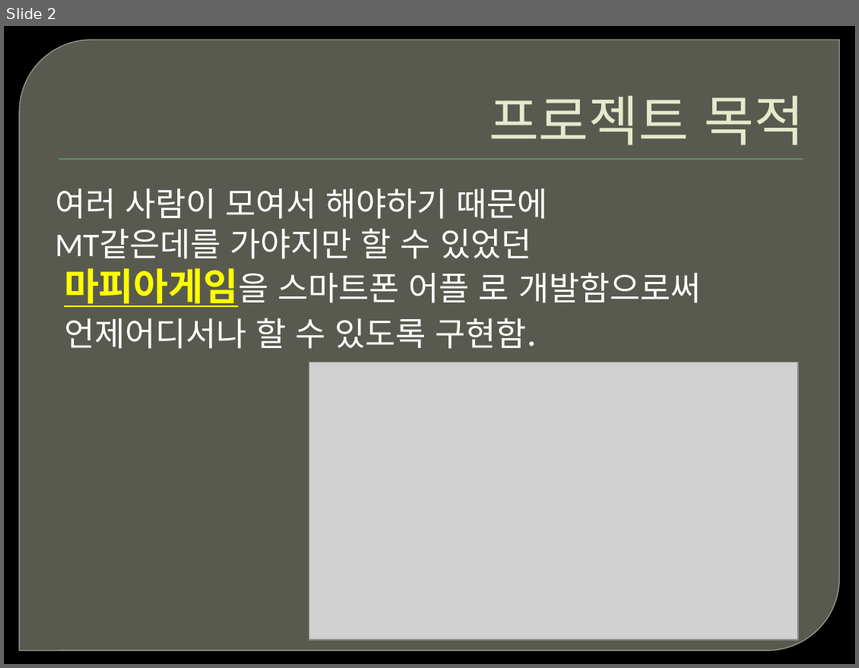
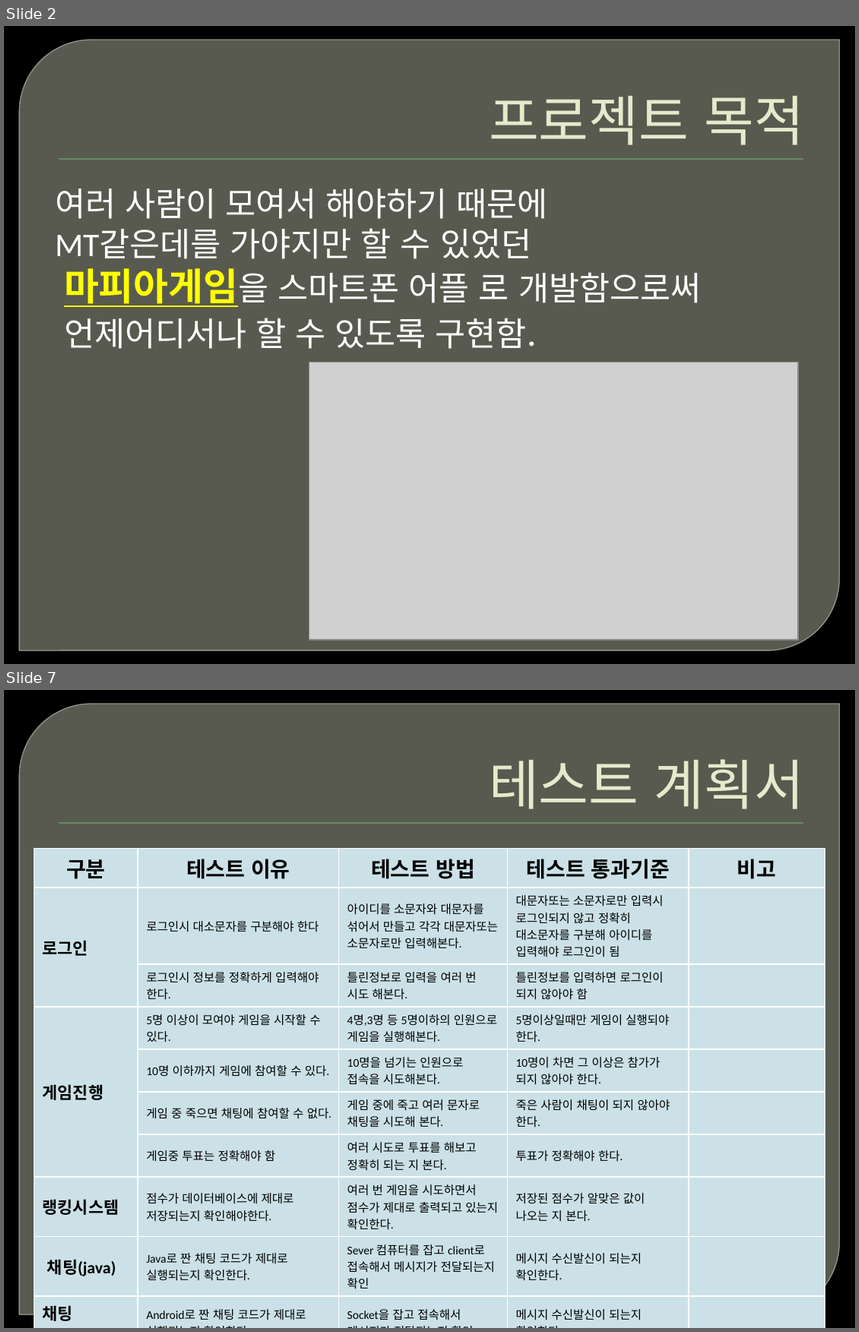
Before and after one commit to ofkdw/DreamWare, a slide deck: Document/final_repote.pptx. Shown one above the other, each under a label of ours: slide 2 before the commit, slides 2 and 7 after it; the slides between them are not shown. The pictures are 859x668 and 859x1332 pixels, drawn with LibreOffice and Linux fonts; fonts in the diff are those of the drawing; grey boxes stand for pictures; background and template pictures are left out. Boxes give left, top, right and bottom in pixels: in the first picture for what was removed or moved away, otherwise in the second. Text is boxed around its words. In the diff, an @@ line names an element or a change of style, - is before the commit and + after.

```diff
--- a/Document/final_repote.pptx
+++ b/Document/final_repote.pptx
@@ slide 7 added at (x1=4, y1=690, x2=855, y2=1328), background picture (left out); not listed: 2 template elements that a slide beside it also shows @@
@@ title added at (x1=489, y1=759, x2=804, y2=809), 46 pt, text #E7EACB @@
+테스트 계획서
@@ table added at (x1=34, y1=848, x2=825, y2=1325), 10 rows, 5 columns @@
+구분 | 테스트 이유 | 테스트 방법 | 테스트 통과기준 | 비고
+로그인 | 로그인시 대소문자를 구분해야 한다 | 아이디를 소문자와 대문자를 섞어서 만들고 각각 대문자또는 소문자로만 입력해본다. | 대문자또는 소문자로만 입력시 로그인되지 않고 정확히 대소문자를 구분해 아이디를 입력해야 로그인이 됨 | 
+ | 로그인시 정보를 정확하게 입력해야 한다. | 틀린정보로 입력을 여러 번 시도 해본다. | 틀린정보를 입력하면 로그인이 되지 않아야 함 | 
+게임진행 | 5명 이상이 모여야 게임을 시작할 수 있다. | 4명,3명 등 5명이하의 인원으로 게임을 실행해본다. | 5명이상일때만 게임이 실행되야 한다. | 
+ | 10명 이하까지 게임에 참여할 수 있다. | 10명을 넘기는 인원으로 접속을 시도해본다. | 10명이 차면 그 이상은 참가가 되지 않아야 한다. | 
+ | 게임 중 죽으면 채팅에 참여할 수 없다. | 게임 중에 죽고 여러 문자로 채팅을 시도해 본다. | 죽은 사람이 채팅이 되지 않아야 한다. | 
+ | 게임중 투표는 정확해야 함 | 여러 시도로 투표를 해보고 정확히 되는 지 본다. | 투표가 정확해야 한다. | 
+랭킹시스템 | 점수가 데이터베이스에 제대로 저장되는지 확인해야한다. | 여러 번 게임을 시도하면서 / 점수가 제대로 출력되고 있는지 확인한다. | 저장된 점수가 알맞은 값이 나오는 지 본다. | 
+채팅(java) | Java로 짠 채팅 코드가 제대로 실행되는지 확인한다. | Sever 컴퓨터를 잡고 client로 접속해서 메시지가 전달되는지 확인 | 메시지 수신발신이 되는지 확인한다. | 
+채팅(android) | Android로 짠 채팅 코드가 제대로 실행되는지 확인한다. | Socket을 잡고 접속해서 메시지가 전달되는지 확인 | 메시지 수신발신이 되는지 확인한다. | 
```
Also in this commit, not shown: 8 other slides added, 1 slide removed, 1 other file.
